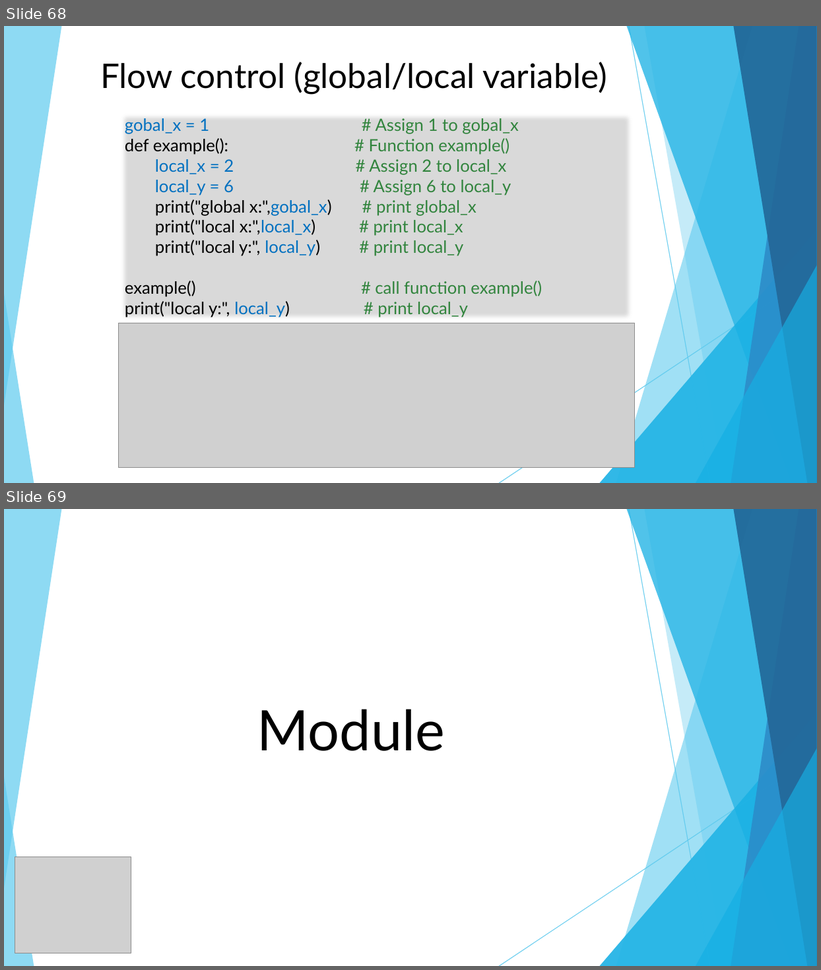
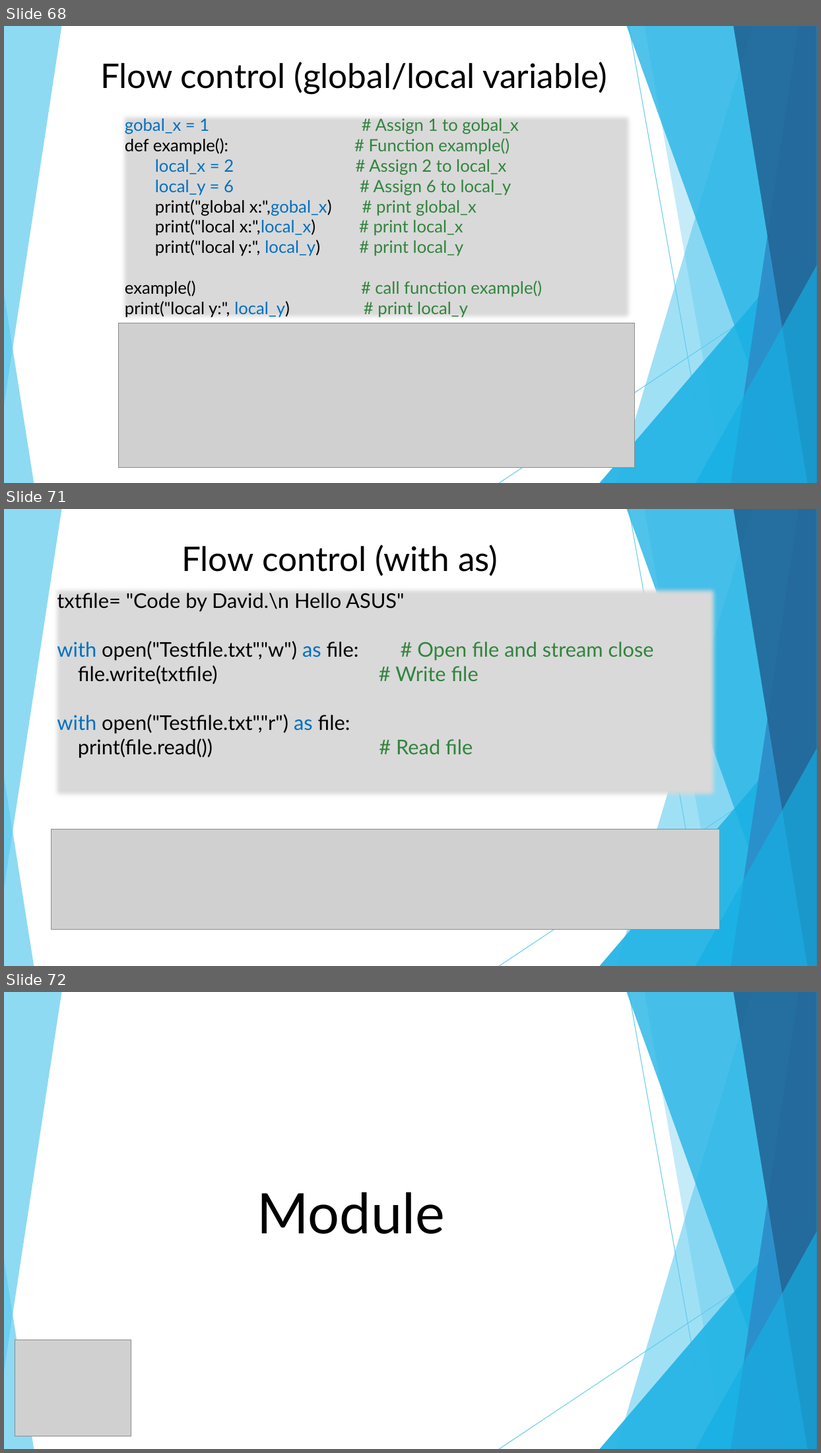
Before and after one commit to DavidChu0424/PythonIntroduction, a slide deck: Python Introduction.pptx. Shown one above the other, each under a label of ours: slides 68 and 69 before the commit, slides 68, 71 and 72 after it; the slides between them are not shown. The pictures are 821x970 and 821x1453 pixels, drawn with LibreOffice and Linux fonts; fonts in the diff are those of the drawing; grey boxes stand for pictures. Boxes give left, top, right and bottom in pixels: in the first picture for what was removed or moved away, otherwise in the second. Text is boxed around its words. In the diff, an @@ line names an element or a change of style, - is before the commit and + after.

```diff
--- a/Python Introduction.pptx
+++ b/Python Introduction.pptx
@@ slide 71 added at box(4, 509, 817, 966), background #FFFFFF; not listed: 20 template elements that a slide beside it also shows @@
@@ text added at box(182, 545, 498, 576), 40 pt, text #000000 @@
+  Flow control (with as)
@@ text added at box(57, 593, 654, 758), 24 pt, text #000000 @@
+txtfile= "Code by David.\n Hello ASUS"
+with open("Testfile.txt","w") as file: # Open file and stream close
+file.write(txtfile) # Write file
+with open("Testfile.txt","r") as file:
+print(file.read()) # Read file
@@ picture added at box(51, 829, 719, 930) @@
@@ what was slide 69 is now slide 72 @@
```
Also in this commit, not shown: 1 slide changed, 2 other slides added.
